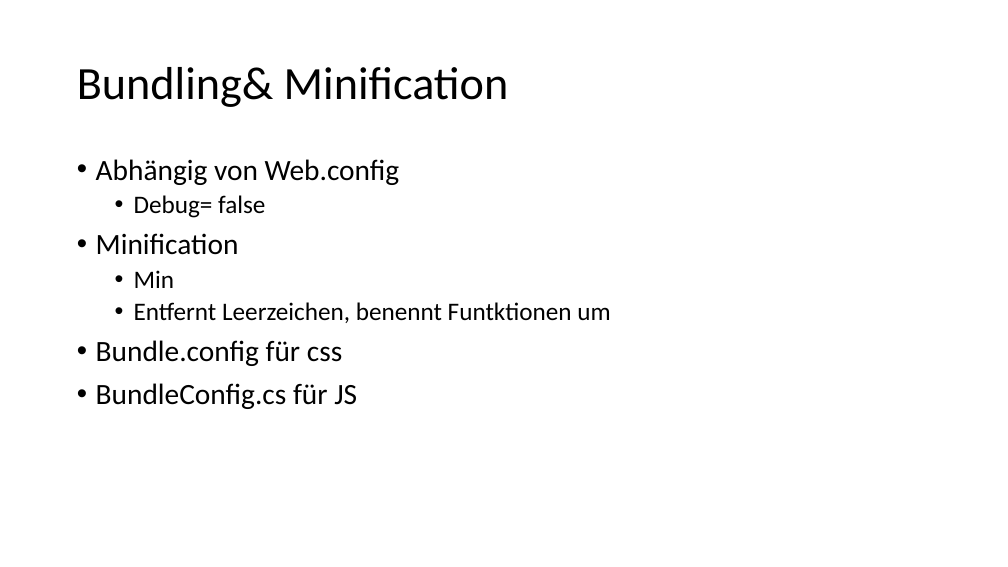
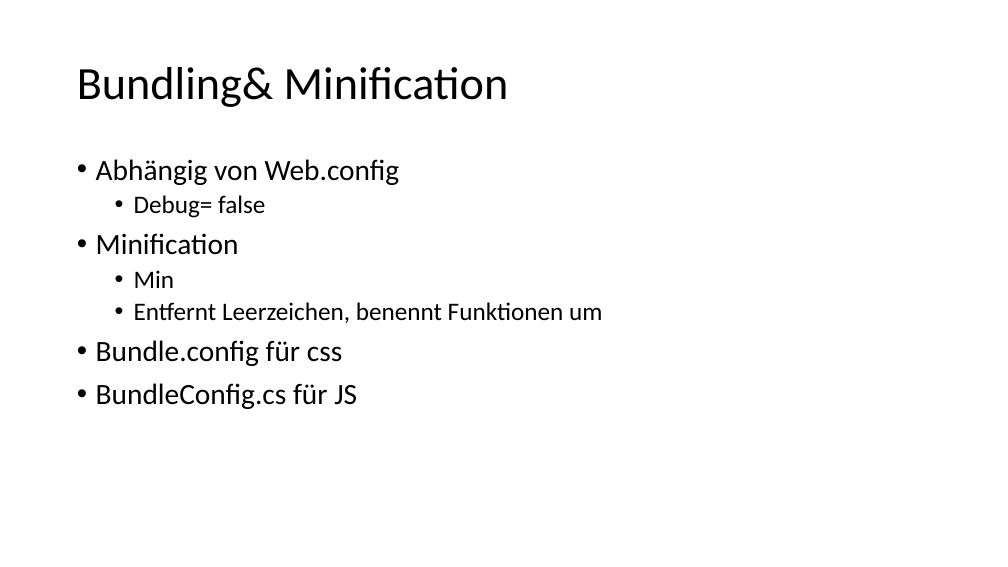
Before and after one commit to ppedvAG/WebformsKurs, a slide deck: slide 7 of 14Performance.pptx (slide 3 before the commit). Drawn at 1008x567 pixels with LibreOffice and Linux fonts; fonts in the diff are those of the drawing. Boxes give left, top, right and bottom in pixels: in the first picture for what was removed or moved away, otherwise in the second. Text is boxed around its words. In the diff, an @@ line names an element or a change of style, - is before the commit and + after.

```diff
--- a/14Performance.pptx
+++ b/14Performance.pptx
@@ text at [134, 302, 602, 323]: text changed @@
-  • Entfernt Leerzeichen, benennt Funtktionen um
+  • Entfernt Leerzeichen, benennt Funktionen um
```
Also in this commit, not shown: 1 other slide changed, 4 slides added, 1 slide removed, 13 other files.
